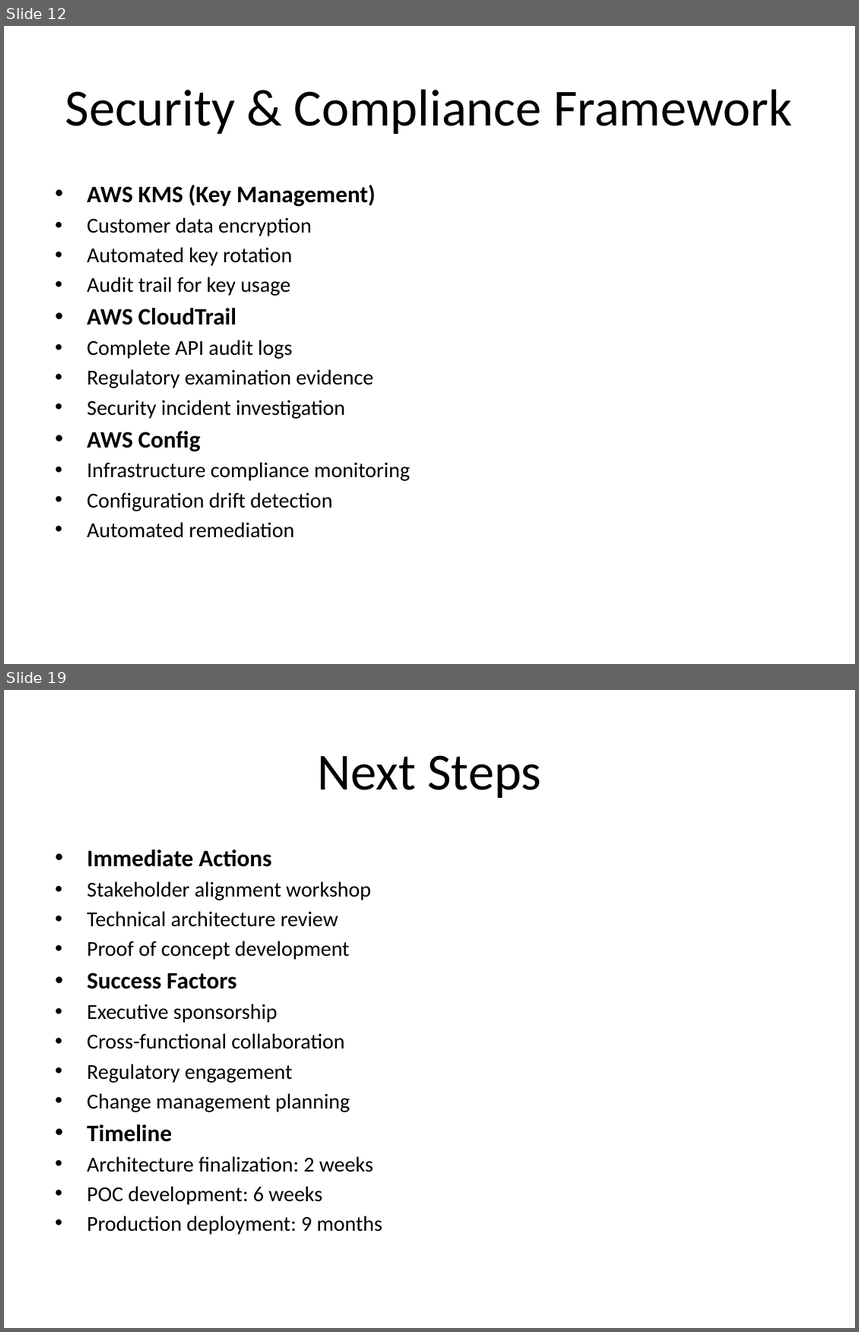
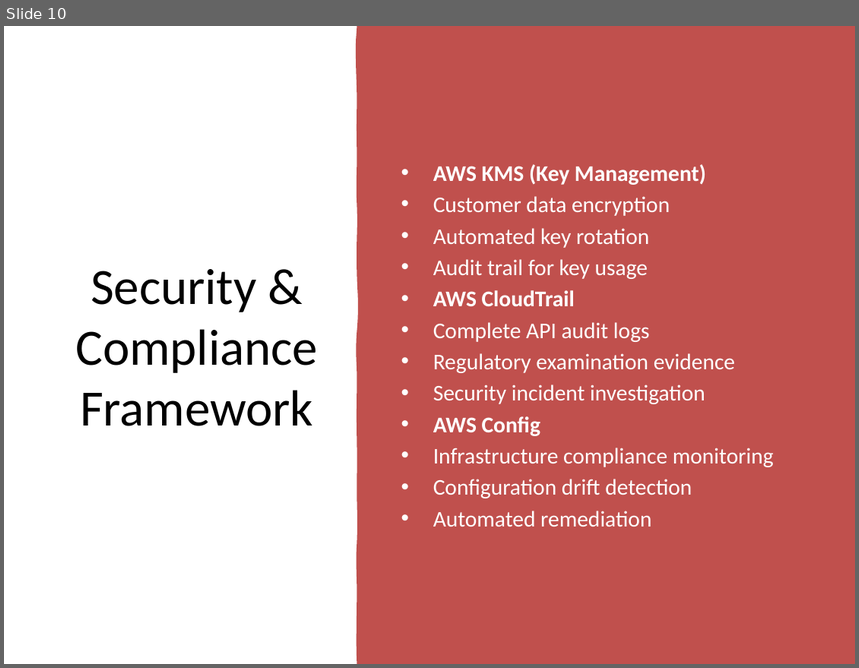
Before and after one commit to karthikvx/credit-risk-service-app, a slide deck: aws_credit_risk_architecture.pptx. Shown one above the other, each under a label of ours: slides 12 and 19 before the commit, slide 10 after it; the slides between them are not shown. The pictures are 859x1332 and 859x668 pixels, drawn with LibreOffice and Linux fonts; fonts in the diff are those of the drawing. Boxes give left, top, right and bottom in pixels: in the first picture for what was removed or moved away, otherwise in the second. Text is boxed around its words. In the diff, an @@ line names an element or a change of style, - is before the commit and + after.

```diff
--- a/aws_credit_risk_architecture.pptx
+++ b/aws_credit_risk_architecture.pptx
@@ slide 19 removed at (4, 690, 855, 1328), background #FFFFFF @@
@@ title removed at (317, 755, 541, 798) @@
-Next Steps
@@ text removed at (87, 850, 383, 1235) @@
-• Immediate Actions
-• Stakeholder alignment workshop
-• Technical architecture review
-• Proof of concept development
-• Success Factors
-• Executive sponsorship
-• Cross-functional collaboration
-• Regulatory engagement
-• Change management planning
-• Timeline
-• Architecture finalization: 2 weeks
-• POC development: 6 weeks
-• Production deployment: 9 months
@@ what was slide 12 is now slide 10 @@
@@ slide 10 changed as well @@
@@ freeform shape added at (356, 26, 855, 664), fill #C0504D @@
@@ title "Security & Compliance Framework": place and size @@
-title "Security & Compliance Framework" at (66, 89, 792, 134)
+title "Security & Compliance Framework" at (75, 269, 318, 427)
@@ title "Security & Compliance Framework" at (75, 269, 318, 427): size 44 to 43 pt @@
@@ text "AWS KMS (Key Management)": place and size @@
-text "AWS KMS (Key Management)" at (87, 185, 410, 538)
+text "AWS KMS (Key Management)" at (433, 164, 774, 527)
@@ text "AWS KMS (Key Management)" at (433, 164, 774, 527): size 20 to 19 pt in "AWS KMS (Key Management)", "AWS CloudTrail", "AWS Config"; text colour #000000 to #FFFFFF; size 18 to 19 pt in "Customer data encryption", "Automated key rotation", "Audit trail for key usage", "Complete API audit logs" and 5 more places; vertical alignment top to middle @@
```
Also in this commit, not shown: 17 other slides changed, 2 other slides removed.
